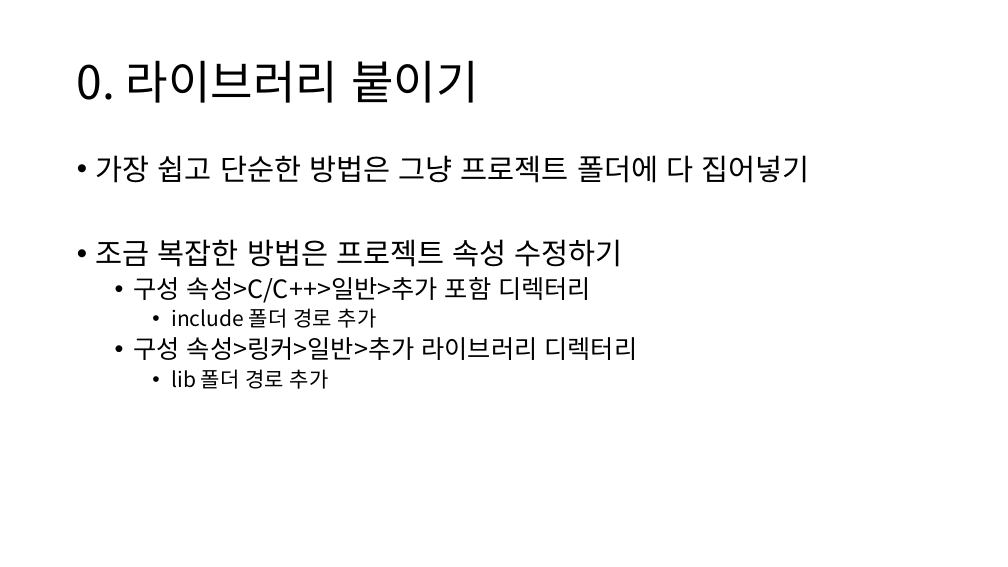
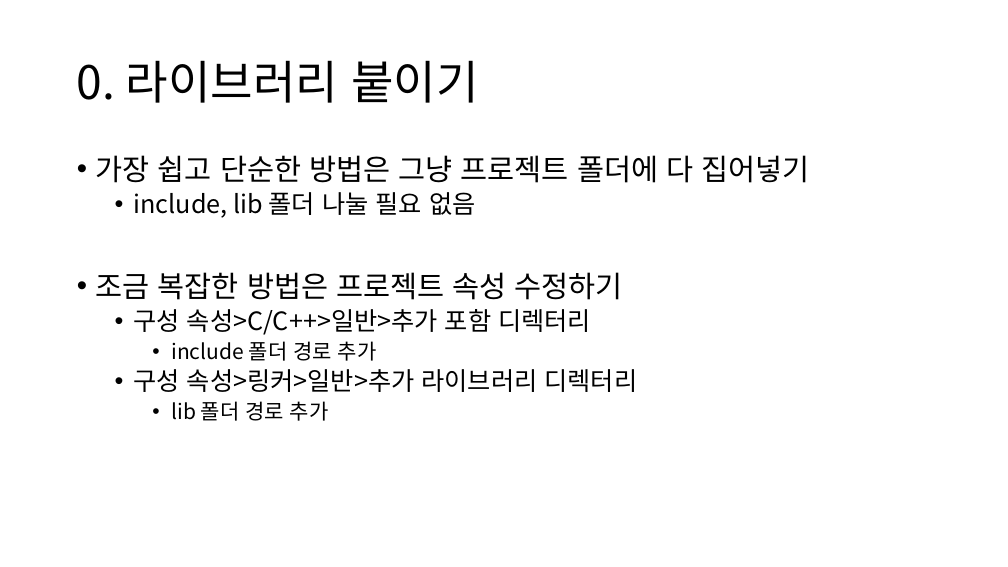
Before and after one commit to namse/BGNL, a slide deck: slide 5 of BGNL사용법설명.pptx. Drawn at 1008x567 pixels with LibreOffice and Linux fonts; fonts in the diff are those of the drawing. Boxes give left, top, right and bottom in pixels: in the first picture for what was removed or moved away, otherwise in the second. Text is boxed around its words. In the diff, an @@ line names an element or a change of style, - is before the commit and + after.

```diff
--- a/BGNL사용법설명.pptx
+++ b/BGNL사용법설명.pptx
@@ text at [134, 192, 475, 218]: paragraph added @@
+  • include, lib 폴더 나눌 필요 없음
```
Also in this commit, not shown: 5 other slides changed, 8 slides added, 2 slides removed, 5 other files.
